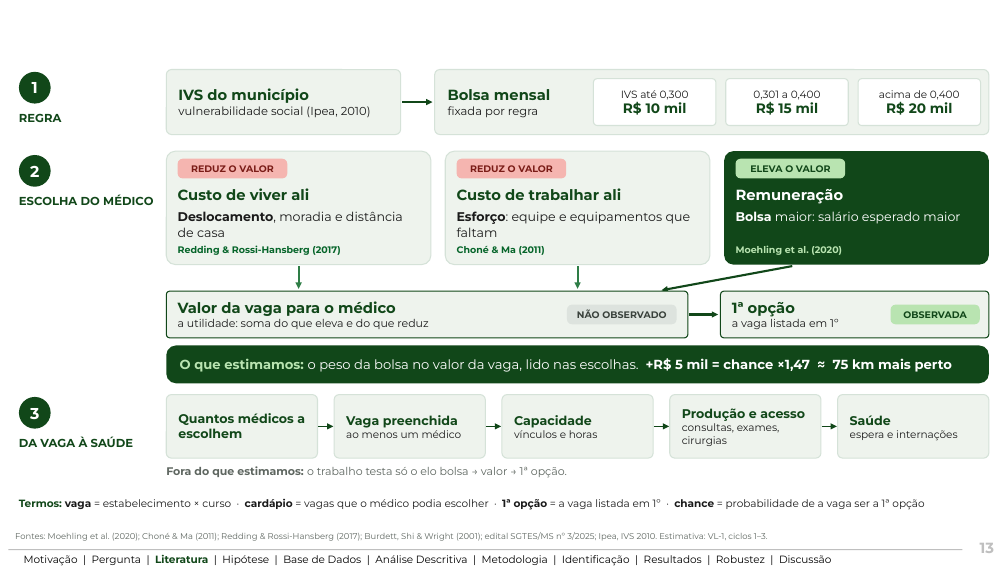
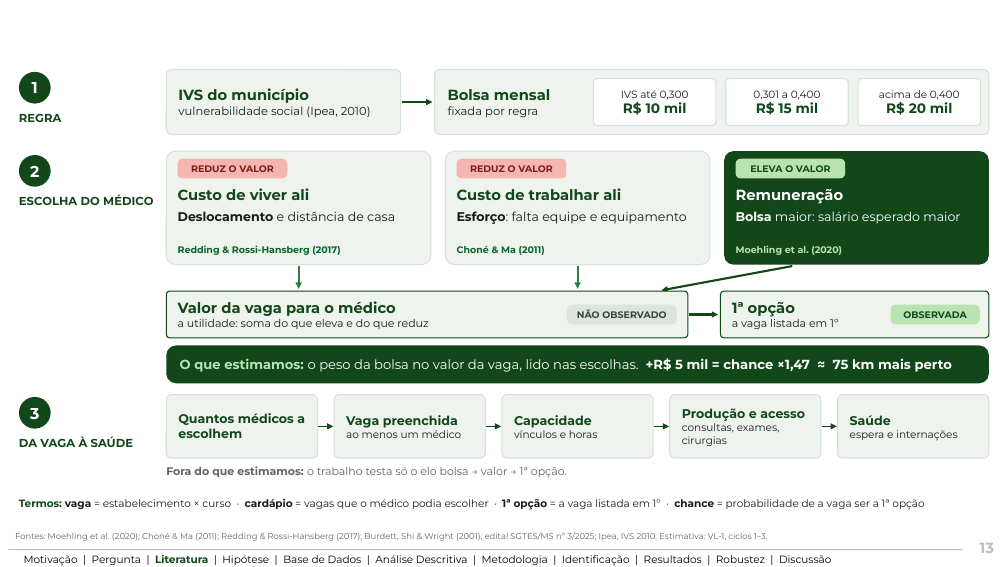
Before and after one commit to ka1victor/impact-eval-health-econ-pmme, a slide deck: slide 13 of output/apresentacao_banca_final/deck_banca_final_grupo.pptx. Drawn at 1008x567 pixels with LibreOffice and Linux fonts; fonts in the diff are those of the drawing; background and template pictures are left out. Boxes give left, top, right and bottom in pixels: in the first picture for what was removed or moved away, otherwise in the second. Text is boxed around its words. In the diff, an @@ line names an element or a change of style, - is before the commit and + after.

```diff
--- a/output/apresentacao_banca_final/deck_banca_final_grupo.pptx
+++ b/output/apresentacao_banca_final/deck_banca_final_grupo.pptx
@@ text at (x1=178, y1=211, x2=395, y2=221): text changed @@
-Deslocamento, moradia e distância de casa
+Deslocamento e distância de casa
@@ text at (x1=457, y1=211, x2=687, y2=224): text changed @@
-Esforço: equipe e equipamentos que faltam
+Esforço: falta equipe e equipamento
```
Also in this commit, not shown: 10 other slides changed, 10 other files.
